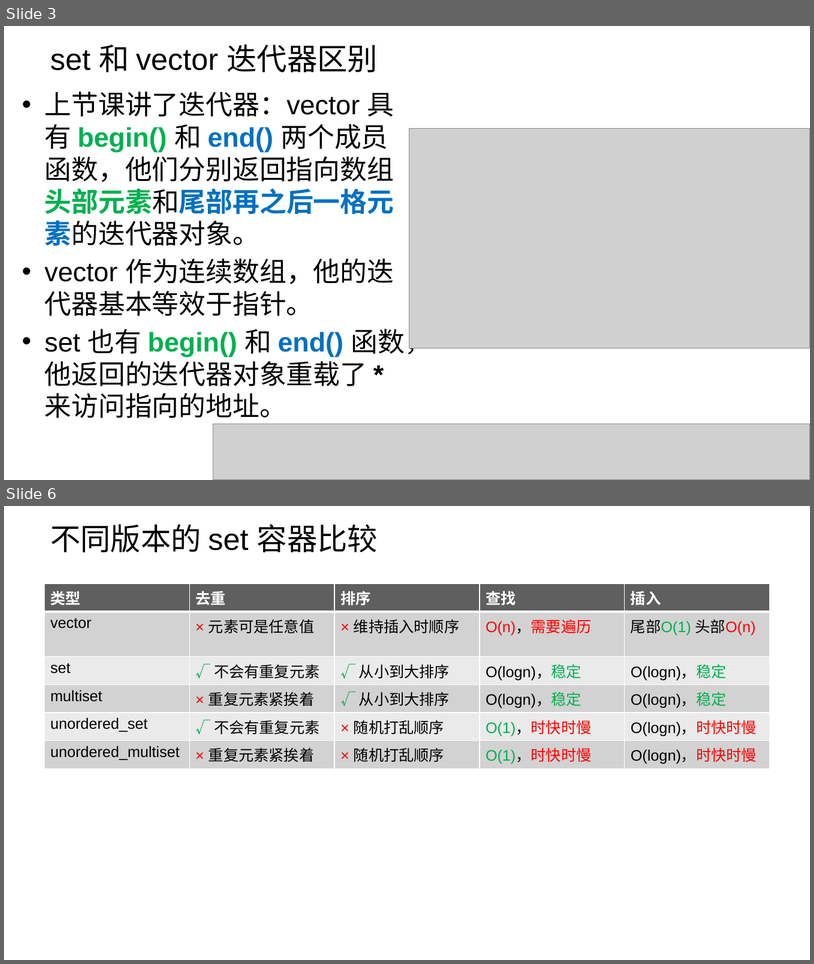
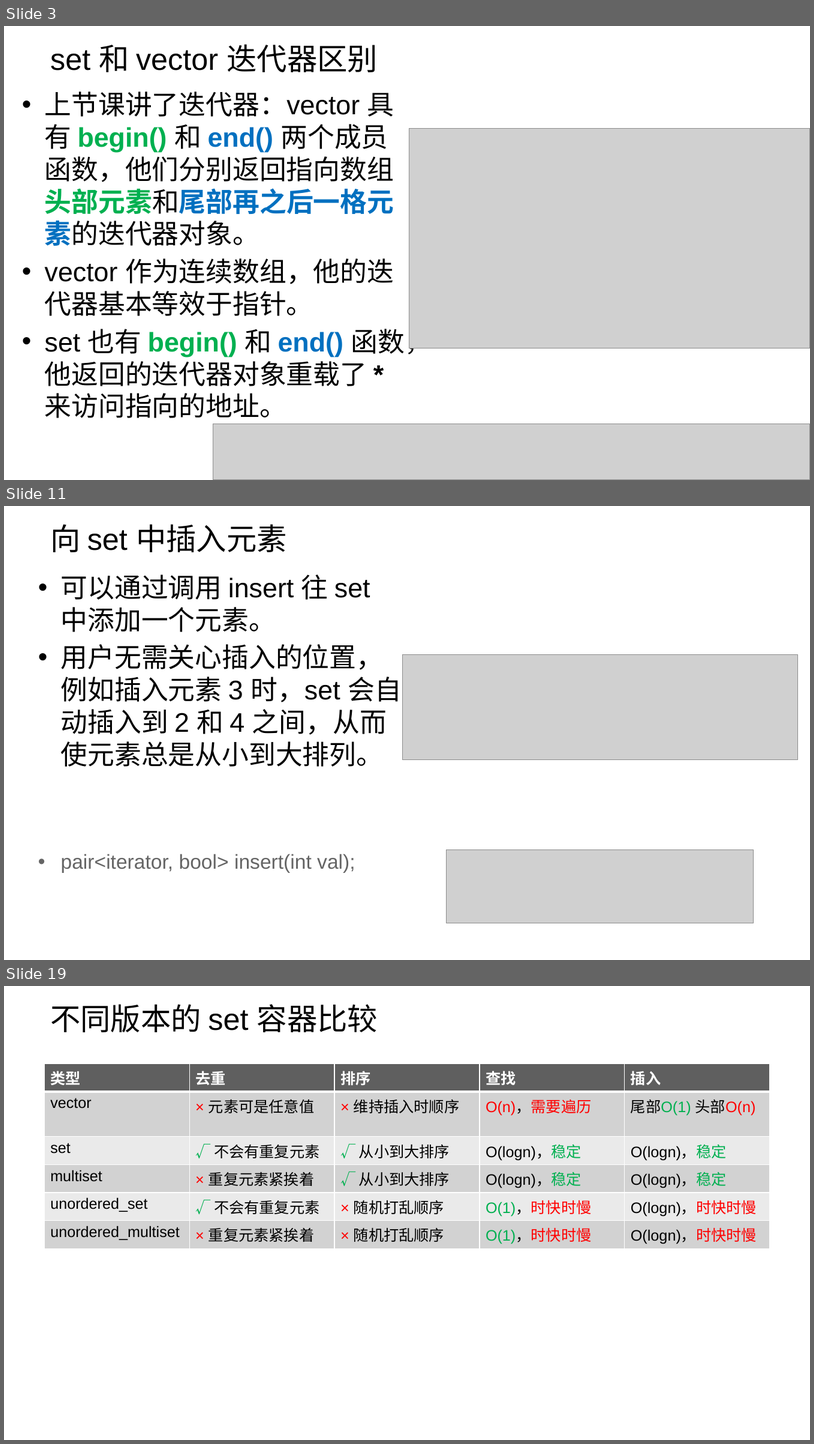
Before and after one commit to parallel101/course, a slide deck: 14/slides.pptx. Shown one above the other, each under a label of ours: slides 3 and 6 before the commit, slides 3, 11 and 19 after it; the slides between them are not shown. The pictures are 814x964 and 814x1444 pixels, drawn with LibreOffice and Linux fonts; fonts in the diff are those of the drawing; grey boxes stand for pictures; background and template pictures are left out. Boxes give left, top, right and bottom in pixels: in the first picture for what was removed or moved away, otherwise in the second. Text is boxed around its words. In the diff, an @@ line names an element or a change of style, - is before the commit and + after.

```diff
--- a/14/slides.pptx
+++ b/14/slides.pptx
@@ slide 11 added at (4, 506, 810, 960), background picture (left out) @@
@@ title added at (50, 524, 287, 552), 36 pt, text #000000 @@
+向 set 中插入元素
@@ text added at (61, 574, 402, 873), 32 pt, text #000000 @@
+• 可以通过调用 insert 往 set 中添加一个元素。
+• 用户无需关心插入的位置，例如插入元素 3 时，set 会自动插入到 2 和 4 之间，从而使元素总是从小到大排列。
+• pair<iterator, bool> insert(int val);
@@ picture added at (402, 654, 798, 759) @@
@@ picture added at (447, 850, 754, 924) @@
@@ what was slide 6 is now slide 19 @@
```
Also in this commit, not shown: 2 slides changed, 12 other slides added, 17 other files.
